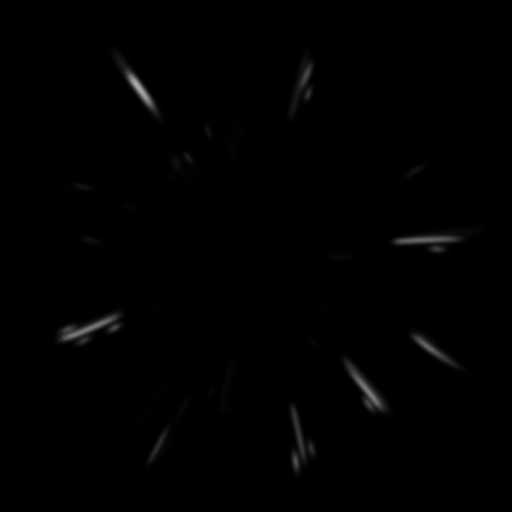
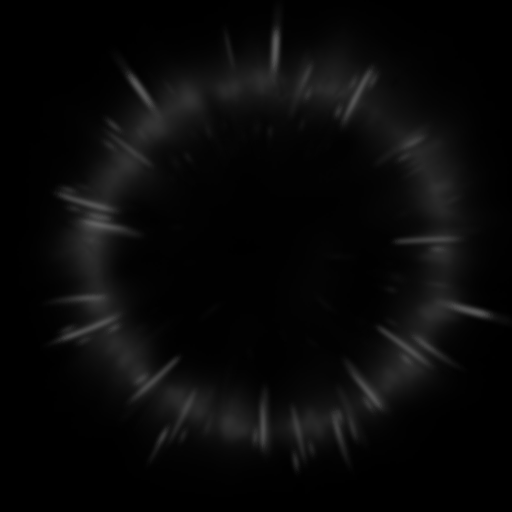
Two versions of the same layered image (512 × 512). Layer-by-layer changes:
added layer "wave" (screen, 22%) above "Layer 9 copy 3" over bbox(36, 0, 512, 477)
added layer "Layer 9 copy 3" above "Layer 9 copy 2" over bbox(39, 0, 459, 477)
added layer "Layer 9 copy 2" above "Layer 9 copy" over bbox(36, 21, 512, 456)
